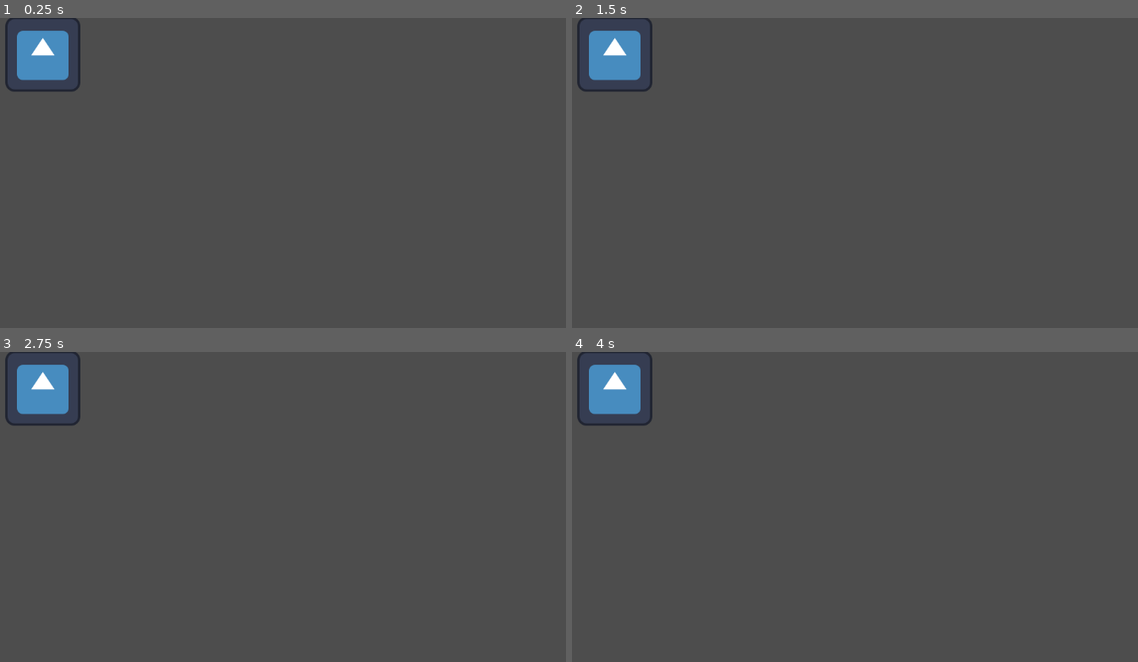
Above: before the commit, frames 1-4 (two rows, left to right).
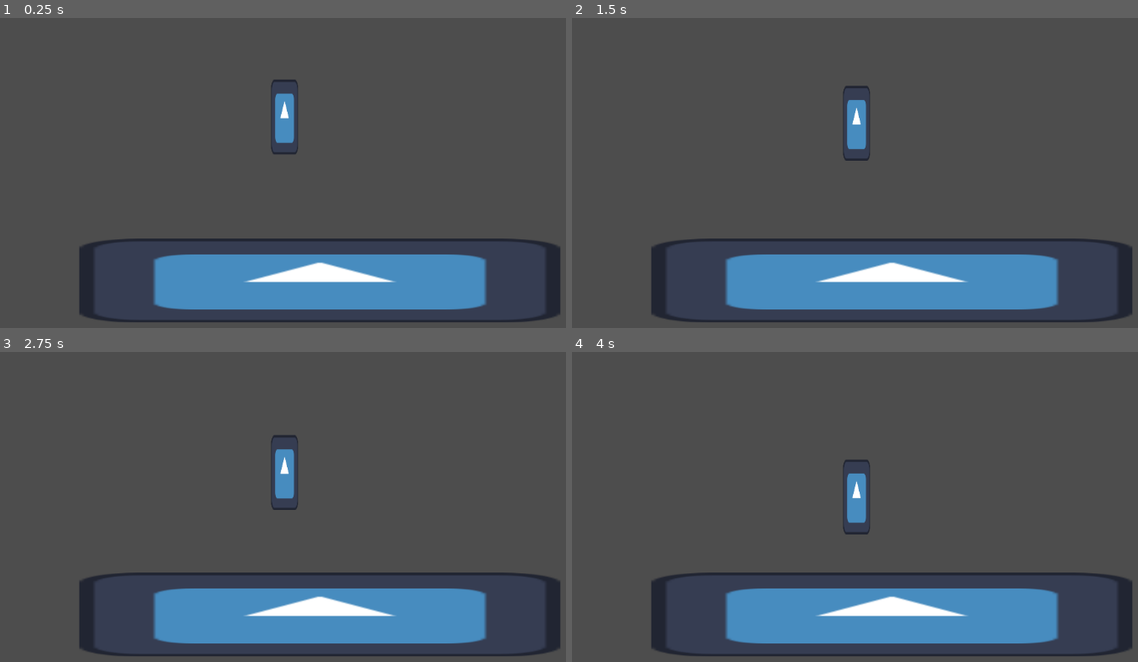
Above: after the commit, the same moments.

Repository: sammo4gun/jamsterdam
Game: Godot game, scene res://world.tscn
The game is run twice, just before and just after one commit, with the same random seed, the same clock (stepped at 60 frames per second) and the same inputs. Before the commit the project starts from res://node_2d.tscn. The engine's default icon, where the game draws it, is replaced by a stand-in: a white triangle on a blue panel in a dark square.
Inputs:
- Up to frame 1 (0.25 s): no input
- Up to frame 2 (1.5 s): tap Enter at 0.5 s; tap Space at 1.25 s
- Up to frame 3 (2.75 s): no input
- Up to frame 4 (4 s): tap Enter at 2.75 s; tap Space at 3.5 s

The runs differ from the first frame. In frame 1, 16% of the frame differs, in the area x 0-99%, y 0-99%; in frame 2, 16%; in frame 3, 16%; in frame 4, 16%.

Commit message:
we have a guy

Diff:
--- /dev/null
+++ b/guy.gd
@@ -0,0 +1,9 @@
+extends CharacterBody2D
+
+const GRAVITY = 9.8
+
+func _physics_process(delta):
+	if not is_on_floor():
+		velocity.y += GRAVITY * delta
+
+	move_and_slide()
--- /dev/null
+++ b/guy.tscn
@@ -0,0 +1,17 @@
+[gd_scene load_steps=4 format=3 uid="uid://cctthl1q1bekw"]
+
+[ext_resource type="Texture2D" uid="uid://dsi1uv8d5lug0" path="res://icon.svg" id="1_8h3iv"]
+[ext_resource type="Script" uid="uid://byxufi14rff50" path="res://guy.gd" id="1_tj2cq"]
+
+[sub_resource type="RectangleShape2D" id="RectangleShape2D_ihqf1"]
+size = Vector2(39, 121)
+
+[node name="Guy" type="CharacterBody2D"]
+script = ExtResource("1_tj2cq")
+
+[node name="CollisionShape2D" type="CollisionShape2D" parent="."]
+shape = SubResource("RectangleShape2D_ihqf1")
+
+[node name="Sprite2D" type="Sprite2D" parent="."]
+scale = Vector2(0.359998, 1)
+texture = ExtResource("1_8h3iv")
--- /dev/null
+++ b/moveable.tscn
@@ -0,0 +1,19 @@
+[gd_scene load_steps=3 format=3 uid="uid://dpfjytluhwwx7"]
+
+[ext_resource type="Texture2D" uid="uid://dsi1uv8d5lug0" path="res://icon.svg" id="1_ikdxc"]
+
+[sub_resource type="RectangleShape2D" id="RectangleShape2D_0w77i"]
+size = Vector2(225.5, 46)
+
+[node name="Moveable" type="StaticBody2D"]
+position = Vector2(-266, -55)
+scale = Vector2(3.63056, 2.98707)
+
+[node name="Shape" type="CollisionShape2D" parent="."]
+position = Vector2(78.25, 17)
+shape = SubResource("RectangleShape2D_0w77i")
+
+[node name="Sprite" type="Sprite2D" parent="."]
+position = Vector2(78, 18)
+scale = Vector2(1.76563, 0.375)
+texture = ExtResource("1_ikdxc")
--- a/node_2d.gd
+++ /dev/null
@@ -1,5 +0,0 @@
-extends Node2D
-
-func _ready():
-	# This function is called when the node is added to the scene.
-	print("Node2D is ready")
--- a/node_2d.tscn
+++ /dev/null
@@ -1,11 +0,0 @@
-[gd_scene load_steps=3 format=3 uid="uid://xgsjd3lduvjs"]
-
-[ext_resource type="Script" uid="uid://l5u6l3i76s5x" path="res://node_2d.gd" id="1_wtcfe"]
-[ext_resource type="Texture2D" uid="uid://dsi1uv8d5lug0" path="res://icon.svg" id="2_0e48y"]
-
-[node name="Node2D" type="Node2D"]
-script = ExtResource("1_wtcfe")
-
-[node name="Icon" type="Sprite2D" parent="."]
-position = Vector2(73, 62)
-texture = ExtResource("2_0e48y")
--- a/project.godot
+++ b/project.godot
@@ -11,7 +11,7 @@
 [application]
 
 config/name="Practice_new"
-run/main_scene="uid://xgsjd3lduvjs"
+run/main_scene="uid://btddiq1srh6u2"
 config/features=PackedStringArray("4.4", "GL Compatibility")
 config/icon="res://icon.svg"
 
--- /dev/null
+++ b/world.tscn
@@ -0,0 +1,12 @@
+[gd_scene load_steps=3 format=3 uid="uid://btddiq1srh6u2"]
+
+[ext_resource type="PackedScene" uid="uid://dpfjytluhwwx7" path="res://moveable.tscn" id="1_f3sb7"]
+[ext_resource type="PackedScene" uid="uid://cctthl1q1bekw" path="res://guy.tscn" id="2_fj7yv"]
+
+[node name="World" type="Node2D"]
+
+[node name="Moveable" parent="." instance=ExtResource("1_f3sb7")]
+position = Vector2(262, 395)
+
+[node name="Guy" parent="." instance=ExtResource("2_fj7yv")]
+position = Vector2(485, 169)
Not shown, added: guy.gd.uid
Not shown, removed: node_2d.gd.uid
